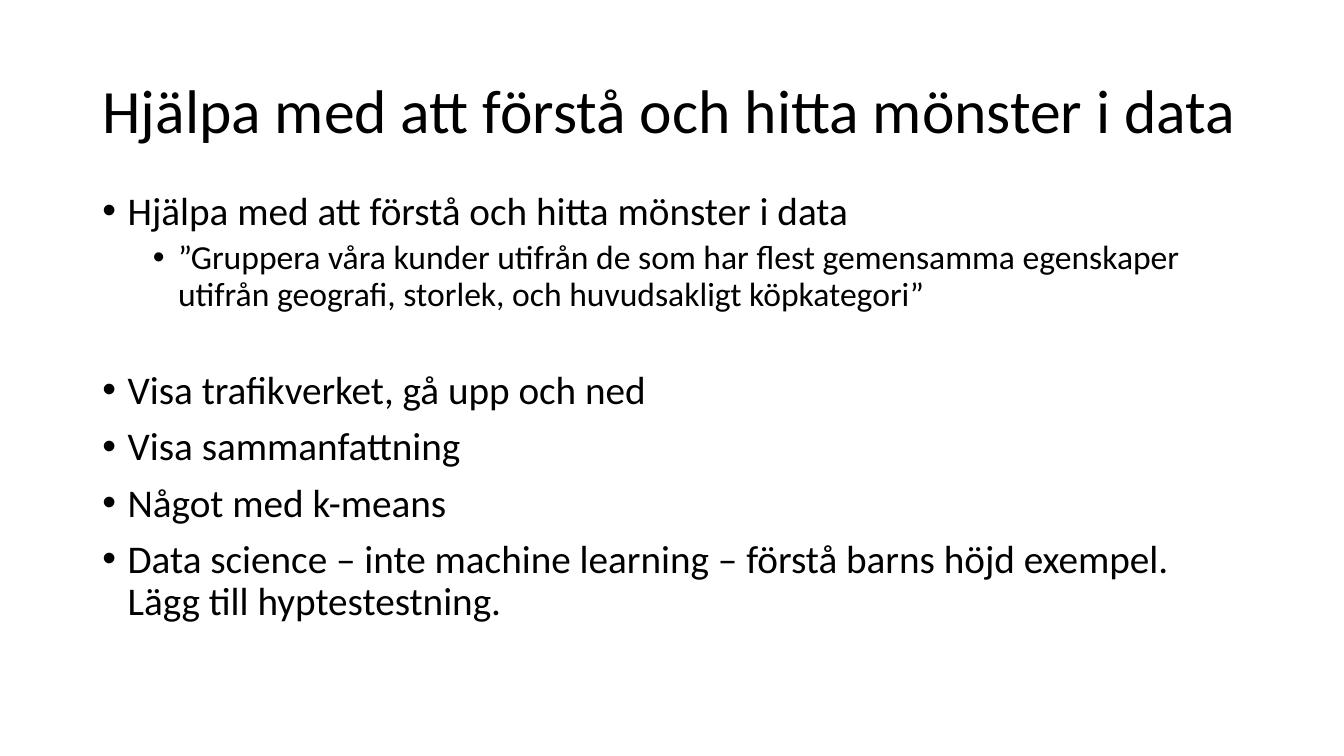
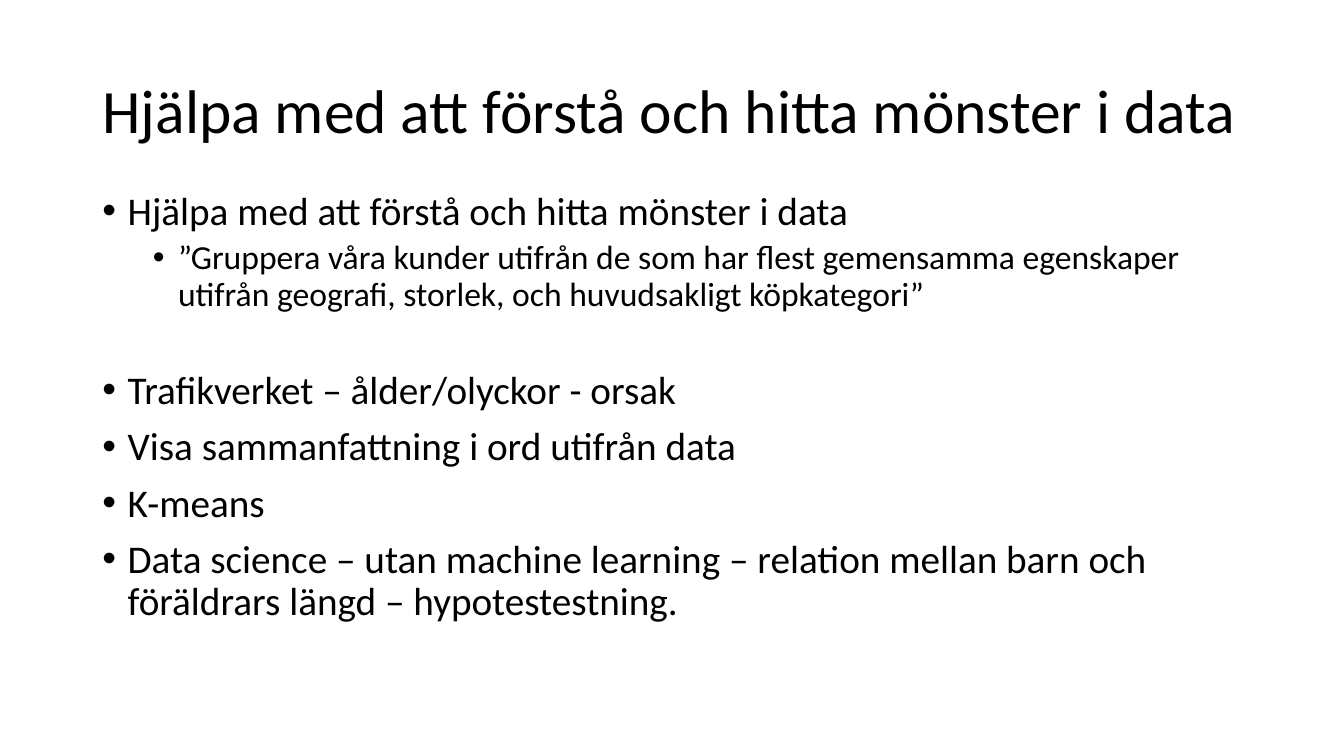
Before and after one commit to niklas3000/DataScience, a slide deck: slide 10 of Machine learning for dummies/Presentation/Machine learning AI och Data Science.pptx. Drawn at 1344x756 pixels with LibreOffice and Linux fonts; fonts in the diff are those of the drawing. Boxes give left, top, right and bottom in pixels: in the first picture for what was removed or moved away, otherwise in the second. Text is boxed around its words. In the diff, an @@ line names an element or a change of style, - is before the commit and + after.

```diff
--- a/Machine learning for dummies/Presentation/Machine learning AI och Data Science.pptx
+++ b/Machine learning for dummies/Presentation/Machine learning AI och Data Science.pptx
@@ text at (x1=128, y1=376, x2=1147, y2=622): text changed @@
-• Visa trafikverket, gå upp och ned
-• Visa sammanfattning
-• Något med k-means
-• Data science – inte machine learning – förstå barns höjd exempel. Lägg till hyptestestning.
+• Trafikverket – ålder/olyckor - orsak
+• Visa sammanfattning i ord utifrån data
+• K-means
+• Data science – utan machine learning – relation mellan barn och föräldrars längd – hypotestestning.
```
Also in this commit, not shown: 2 other slides changed, 1 other file.
